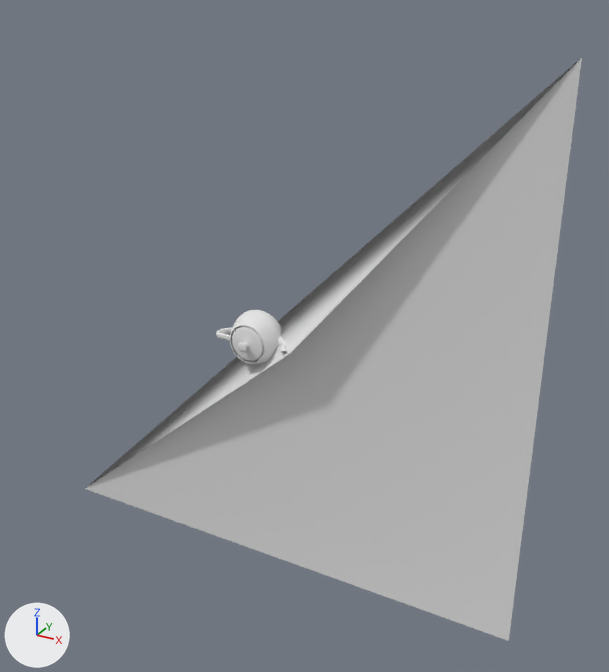
One commit to the OBJ model models/teapot.obj: the scene before it, then after it.
Camera for both pictures: a 50 mm lens placed at (148.6, -240.6, 122.2), pointed at (15.6, 1.3, 1.2). Lighting does not change. The marker at lower left points along +X, +Y and +Z. Materials are left out; every surface is plain grey. Where no turn or scale is listed for an object, it has been applied to the vertices.

Names of what the first picture shows: 'teapot'.
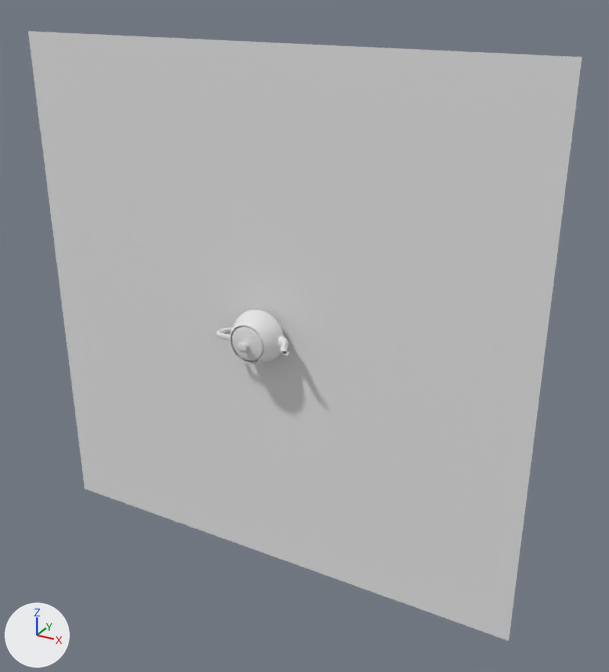
Changed parts and their boxes [x1, y1, x2, y2] in the pictures (609 x 672 px; the box of a moved part takes in the faces that stretch with it):
'teapot', reshaped: before [85, 58, 582, 641]; after [28, 31, 582, 641]
part 1 of me_teapot, moved or reshaped: before [86, 58, 581, 488]; after [28, 31, 582, 488]

The change, as a diff of the scene's bpy script:
```diff
--- a/models/teapot.obj.py
+++ b/models/teapot.obj.py
@@ me_teapot @@
 me_teapot.from_pydata(...)  # 3244 vertices, 3202 faces; spans x -100.0..100.0, y -16.0..0.0, z -100.0..100.0
 # used by ob_teapot; location = (0.0, 0.0, 0.0)
 # verts and faces of me_teapot; kept vertices keep their numbers, new ones are numbered from 3244
 # before: 2344 (17.0, -12.0, 0.0) at pixel (289, 354), 3241 (-100.0, 0.0, -100.0) at pixel (84, 488), 3243 (100.0, 0.0, 100.0) at pixel (582, 57)
+# me_teapot part 1
+delete_faces([(2344, 3241, 3243)])
+verts[3244] = (-100.0, 0.0, 100.0)  # pixel (28, 31)
+faces += [(3241, 3243, 3244)]
```
